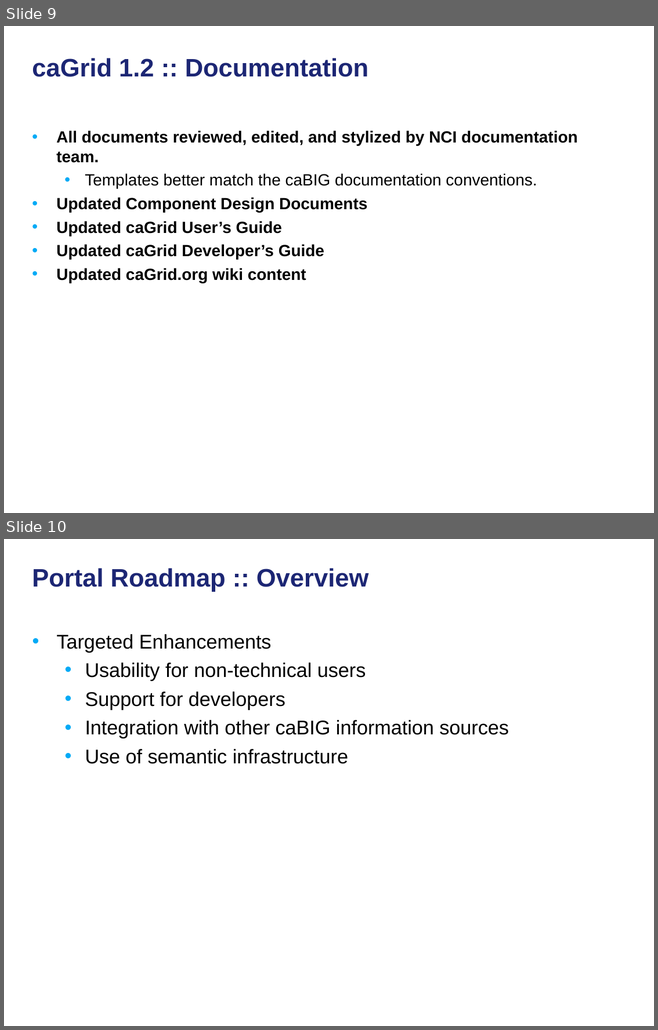
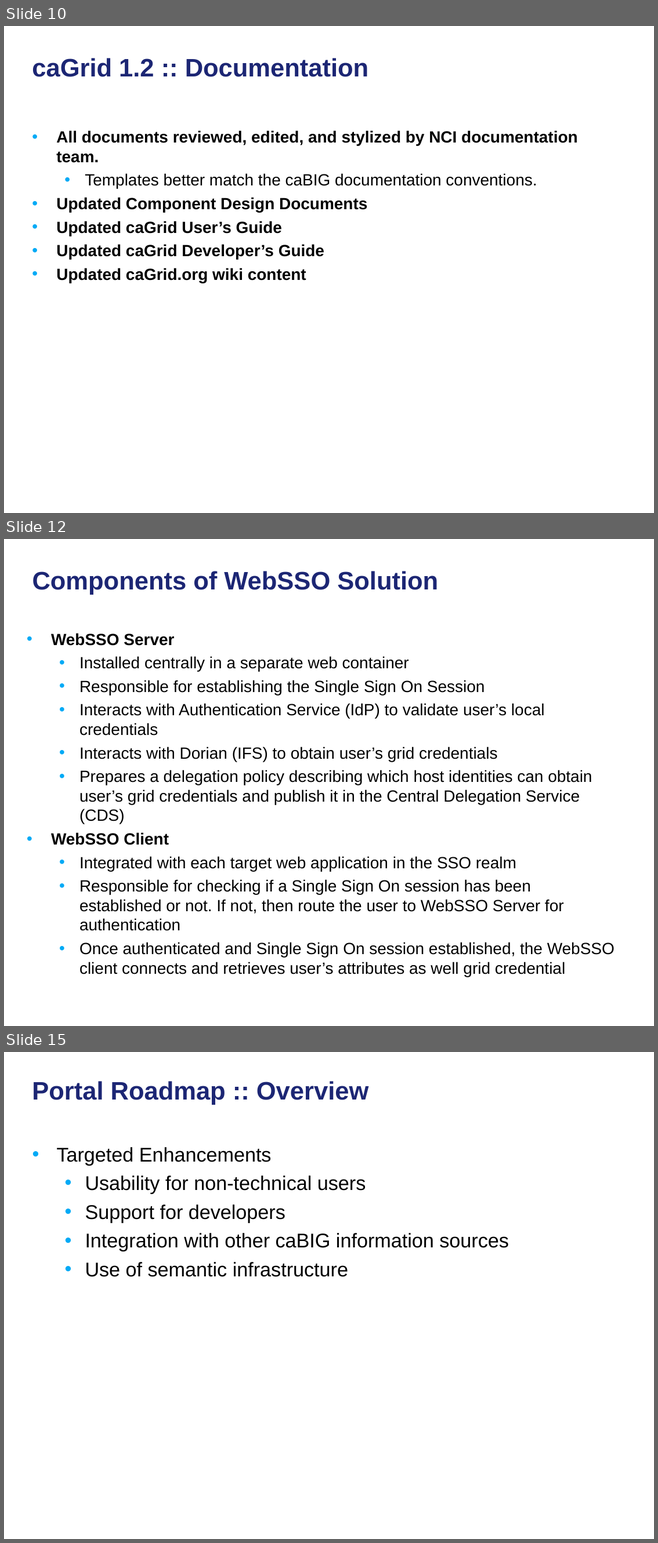
Before and after one commit to NCIP/cagrid-portal, a slide deck: cagrid-1-0/Meetings/UGM/2008-03.ppt. Shown one above the other, each under a label of ours: slides 9 and 10 before the commit, slides 10, 12 and 15 after it; the slides between them are not shown. The pictures are 658x1030 and 658x1543 pixels, drawn with LibreOffice and Linux fonts; fonts in the diff are those of the drawing; background and template pictures are left out. Boxes give left, top, right and bottom in pixels: in the first picture for what was removed or moved away, otherwise in the second. Text is boxed around its words. In the diff, an @@ line names an element or a change of style, - is before the commit and + after.

```diff
--- a/cagrid-1-0/Meetings/UGM/2008-03.ppt
+++ b/cagrid-1-0/Meetings/UGM/2008-03.ppt
@@ slide 12 added at [4, 539, 654, 1026], background picture (left out) @@
@@ title added at [32, 571, 438, 595], 28 pt, text #1C2674, bold @@
+Components of WebSSO Solution
@@ text added at [51, 633, 614, 977], 18 pt, text #000000 @@
+• WebSSO Server
+  • Installed centrally in a separate web container
+  • Responsible for establishing the Single Sign On Session
+  • Interacts with Authentication Service (IdP) to validate user’s local credentials
+  • Interacts with Dorian (IFS) to obtain user’s grid credentials
+  • Prepares a delegation policy describing which host identities can obtain user’s grid credentials and publish it in the Central Delegation Service (CDS)
+• WebSSO Client
+  • Integrated with each target web application in the SSO realm
+  • Responsible for checking if a Single Sign On session has been established or not. If not, then route the user to WebSSO Server for authentication
+  • Once authenticated and Single Sign On session established, the WebSSO client connects and retrieves user’s attributes as well grid credential
@@ what was slide 9 is now slide 10 @@
@@ what was slide 10 is now slide 15 @@
```
Also in this commit, not shown: 4 other slides added.
